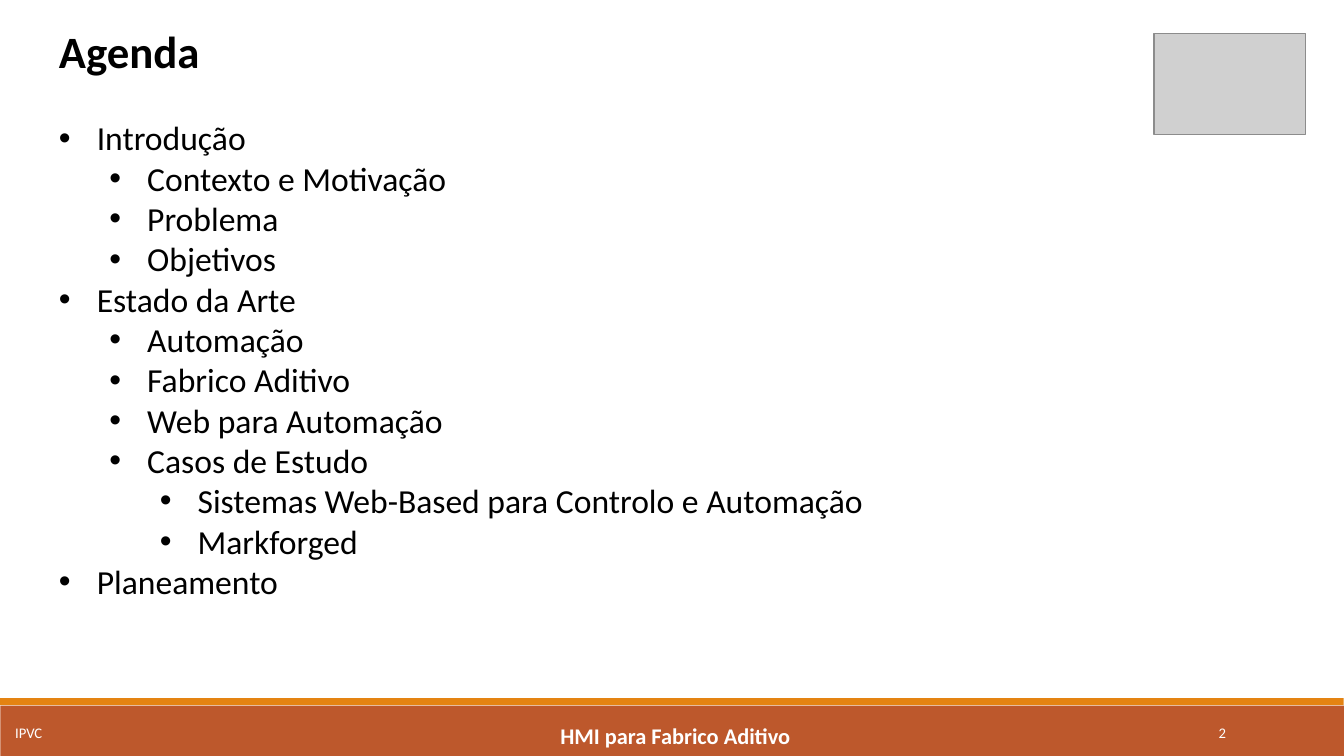
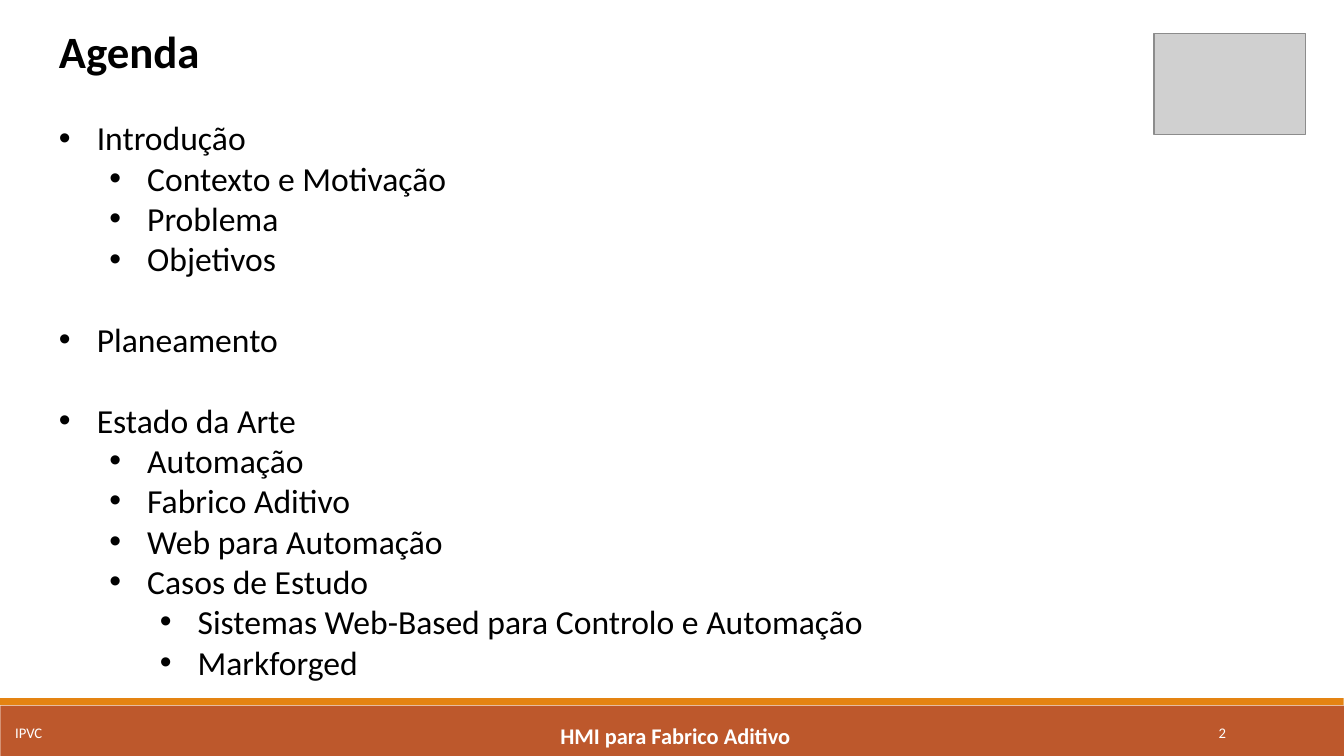
Before and after one commit to marcorlsrodrigues/projeto, a slide deck: slide 2 of Apresentacao Intermedia - Marco Rodrigues.pptx. Drawn at 1344x756 pixels with LibreOffice and Linux fonts; fonts in the diff are those of the drawing; grey boxes stand for pictures. Boxes give left, top, right and bottom in pixels: in the first picture for what was removed or moved away, otherwise in the second. Text is boxed around its words. In the diff, an @@ line names an element or a change of style, - is before the commit and + after.

```diff
--- a/Apresentacao Intermedia - Marco Rodrigues.pptx
+++ b/Apresentacao Intermedia - Marco Rodrigues.pptx
@@ text at bbox=[97, 328, 278, 353]: paragraph added @@
+• Planeamento
@@ text at bbox=[97, 570, 278, 595]: paragraph removed @@
-• Planeamento
```
Also in this commit, not shown: 2 other slides changed.
